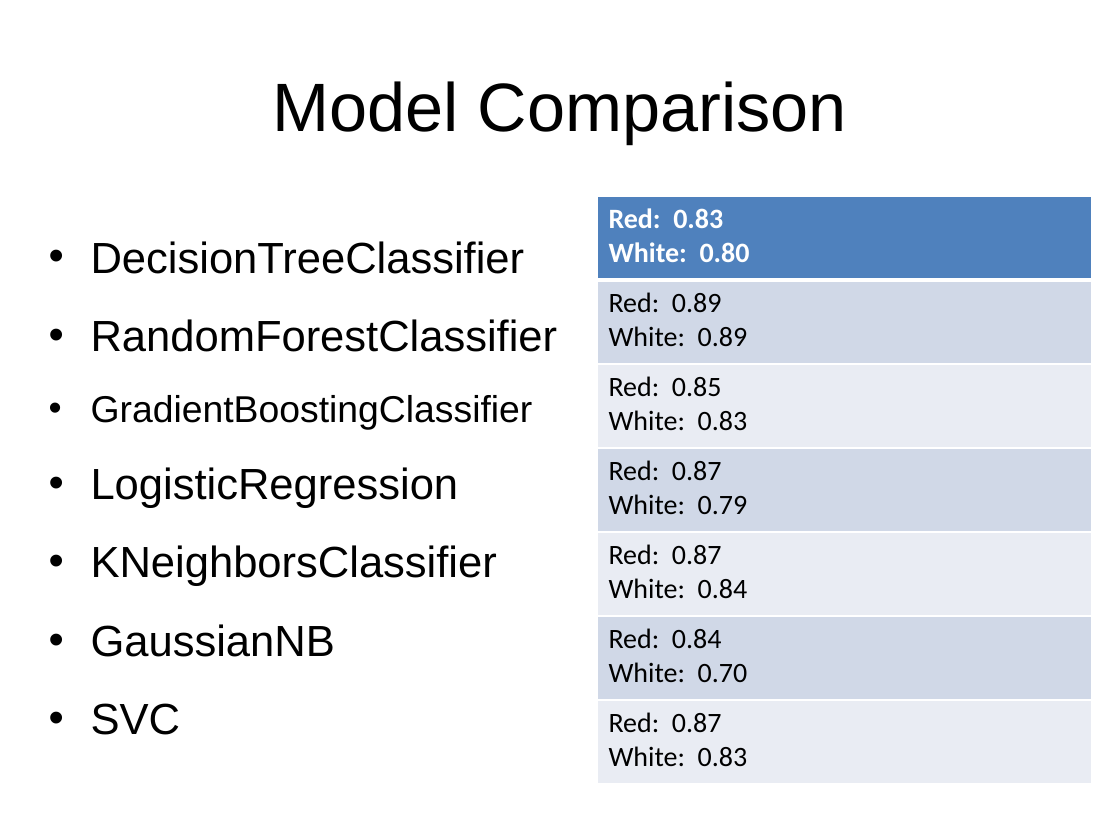
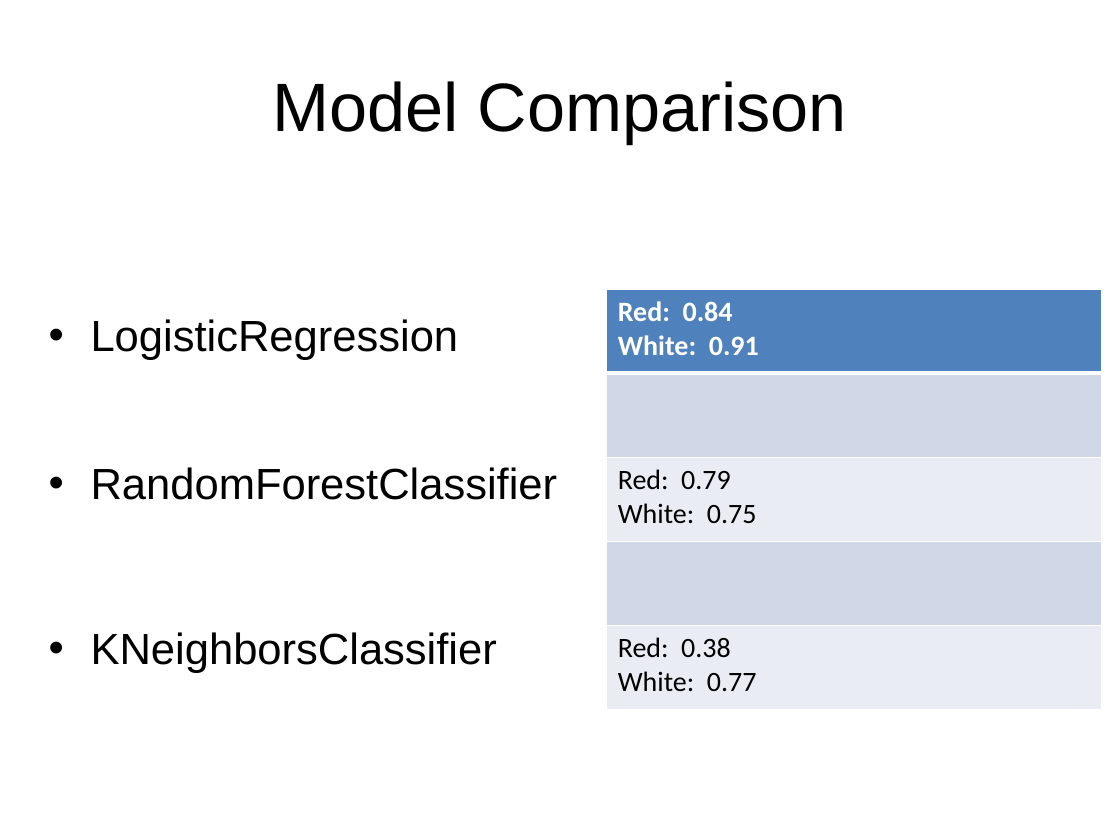
Before and after one commit to delwester/Springboard, a slide deck: slide 13 of Capstone2/Capstone2_FinalPres.pptx (slide 12 before the commit). Drawn at 1120x840 pixels with LibreOffice and Linux fonts; fonts in the diff are those of the drawing. Boxes give left, top, right and bottom in pixels: in the first picture for what was removed or moved away, otherwise in the second. Text is boxed around its words. In the diff, an @@ line names an element or a change of style, - is before the commit and + after.

```diff
--- a/Capstone2/Capstone2_FinalPres.pptx
+++ b/Capstone2/Capstone2_FinalPres.pptx
@@ table at <box>607,289,1102,709</box> @@
-row 1: Red: 0.83 / White: 0.80
-row 2: Red: 0.89 / White: 0.89
-row 3: Red: 0.85 / White: 0.83
-row 4: Red: 0.87 / White: 0.79
-row 5: Red: 0.87 / White: 0.84
-row 6: Red: 0.84 / White: 0.70
-row 7: Red: 0.87 / White: 0.83
+row 1: Red: 0.84 / White: 0.91
+row 2: 
+row 3: Red: 0.79 / White: 0.75
+row 4: 
+row 5: Red: 0.38 / White: 0.77
@@ table: place and size @@
-table at <box>597,196,1092,784</box>
+table at <box>607,289,1102,709</box>
@@ text at <box>91,319,459,360</box>: text changed @@
-• DecisionTreeClassifier
+• LogisticRegression
@@ text at <box>91,395,533,508</box>: paragraphs removed @@
-• GradientBoostingClassifier
-• LogisticRegression
@@ text at <box>91,624,335,735</box>: paragraphs removed @@
-• GaussianNB
-• SVC
```
Also in this commit, not shown: 6 other slides changed, 5 slides added, 4 slides removed.
